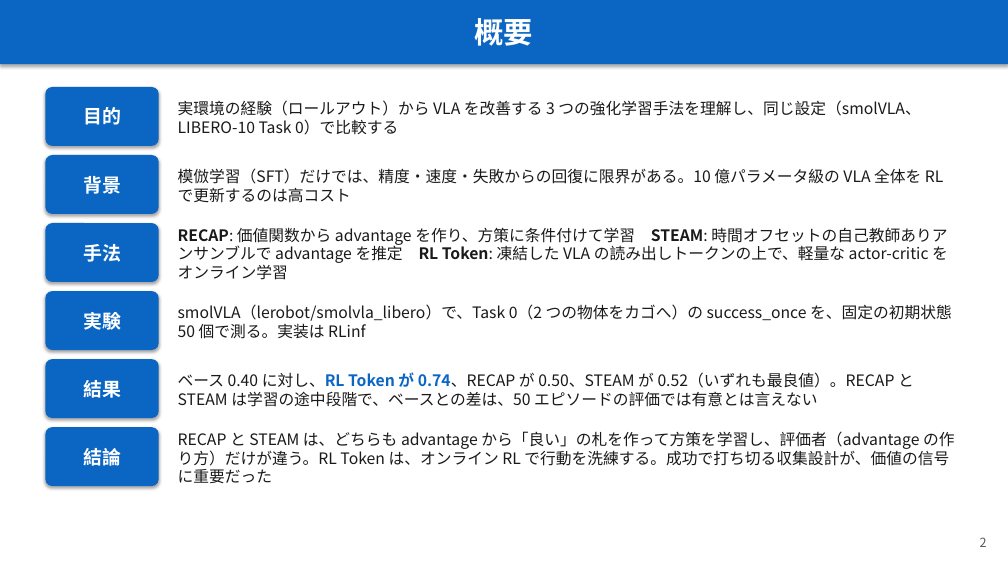
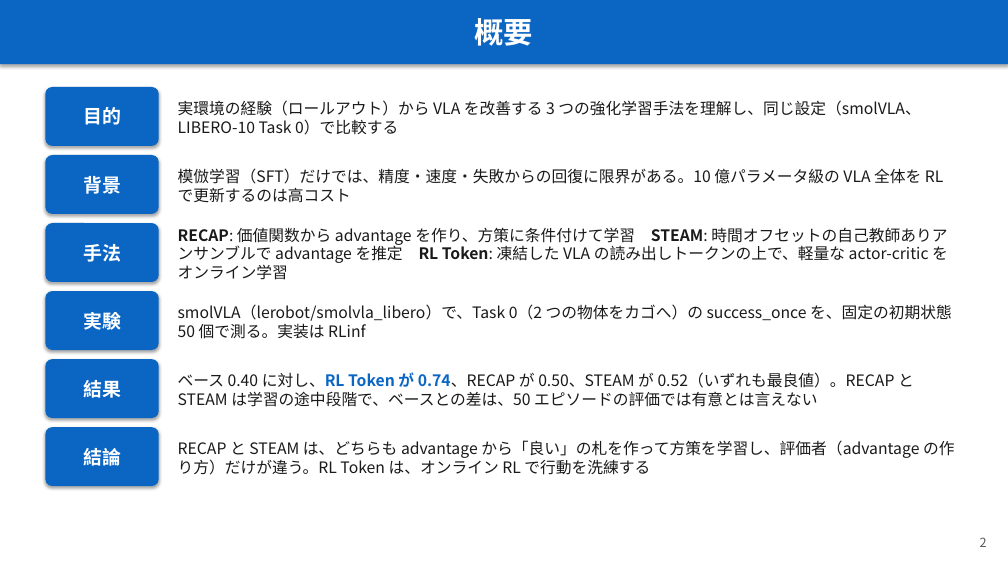
Before and after one commit to Junhand/libero_RL, a slide deck: slide 2 of docs/RECAP_STEAM_RLToken.pptx. Drawn at 1008x567 pixels with LibreOffice and Linux fonts; fonts in the diff are those of the drawing. Boxes give left, top, right and bottom in pixels: in the first picture for what was removed or moved away, otherwise in the second. Text is boxed around its words. In the diff, an @@ line names an element or a change of style, - is before the commit and + after.

```diff
--- a/docs/RECAP_STEAM_RLToken.pptx
+++ b/docs/RECAP_STEAM_RLToken.pptx
@@ text at (178,440,954,475): text changed @@
-RECAP と STEAM は、どちらも advantage から「良い」の札を作って方策を学習し、評価者（advantage の作り方）だけが違う。RL Token は、オンライン RL で行動を洗練する。成功で打ち切る収集設計が、価値の信号に重要だった
+RECAP と STEAM は、どちらも advantage から「良い」の札を作って方策を学習し、評価者（advantage の作り方）だけが違う。RL Token は、オンライン RL で行動を洗練する
```
Also in this commit, not shown: 5 other slides changed, 1 other file.
